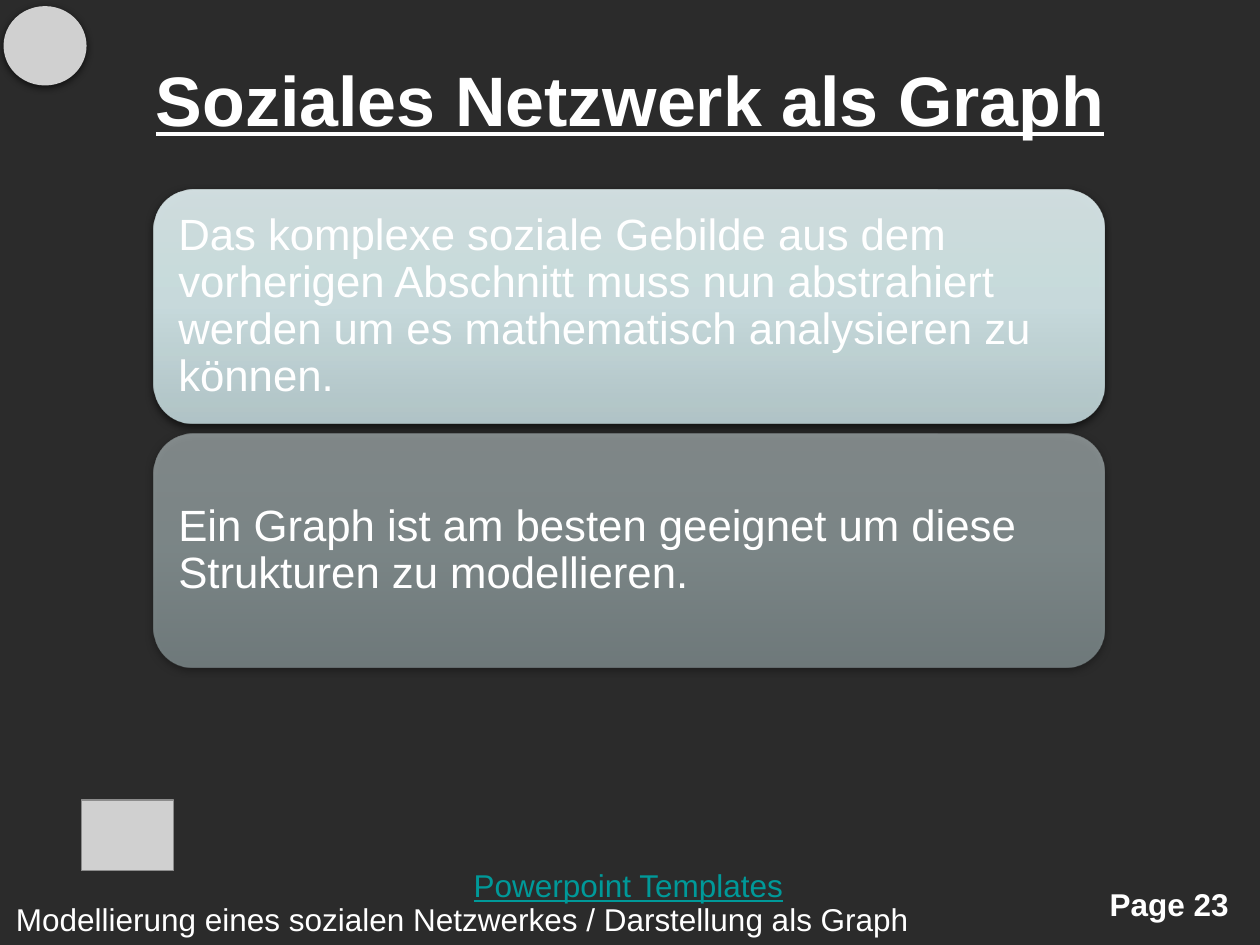
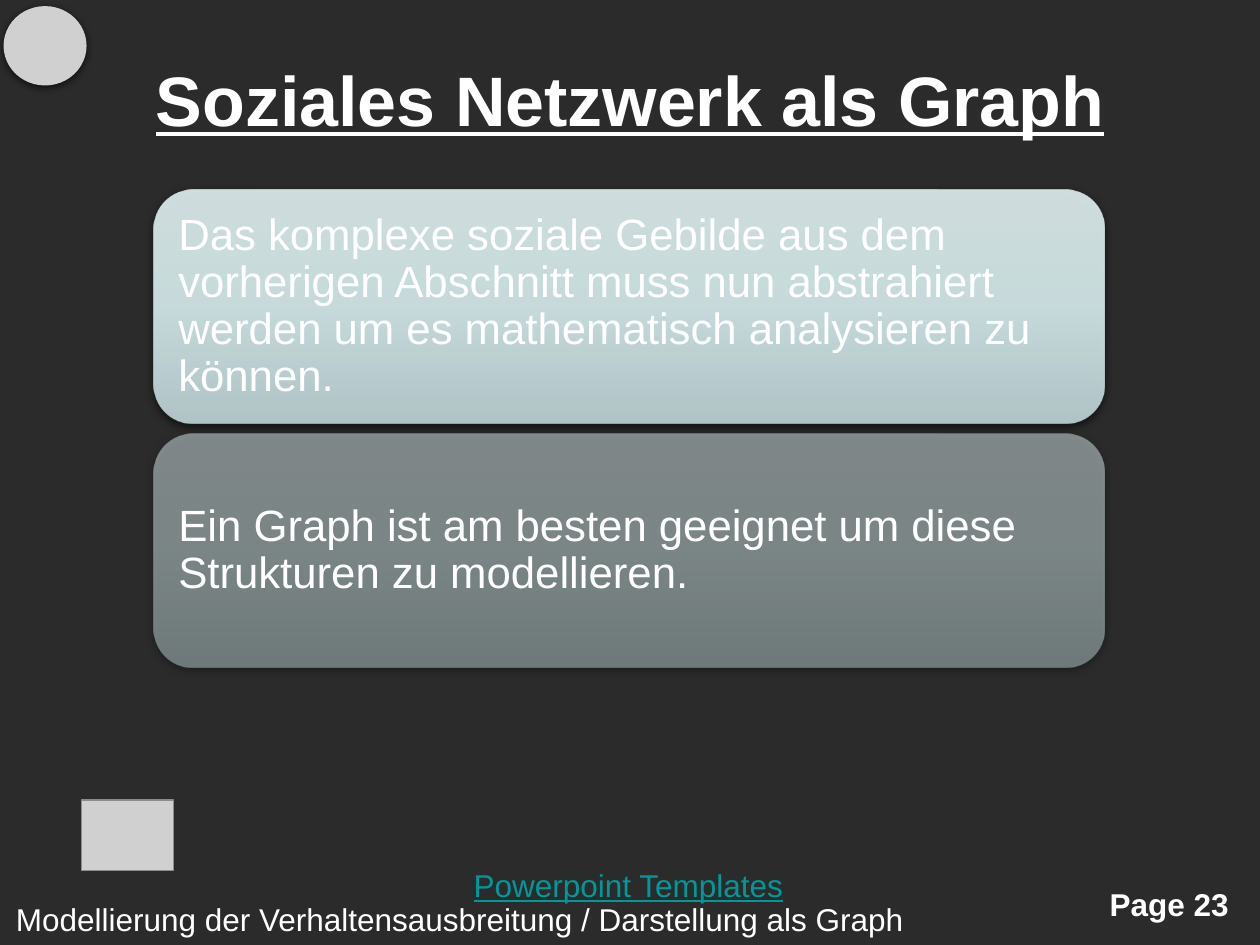
Before and after one commit to BlindSide89/Simple, a slide deck: slide 23 of Presentations/PresentationNEWStyle.pptx. Drawn at 1260x945 pixels with LibreOffice and Linux fonts; fonts in the diff are those of the drawing; grey boxes stand for pictures; background and template pictures are left out; a plain dark background stands for a picture behind light text. Boxes give left, top, right and bottom in pixels: in the first picture for what was removed or moved away, otherwise in the second. Text is boxed around its words. In the diff, an @@ line names an element or a change of style, - is before the commit and + after.

```diff
--- a/Presentations/PresentationNEWStyle.pptx
+++ b/Presentations/PresentationNEWStyle.pptx
@@ text at <box>16,908,903,937</box>: text changed @@
-Modellierung eines sozialen Netzwerkes / Darstellung als Graph
+Modellierung der Verhaltensausbreitung / Darstellung als Graph
```
Also in this commit, not shown: 38 other slides changed, 10 slides added, 3 slides removed, 1 other file.
